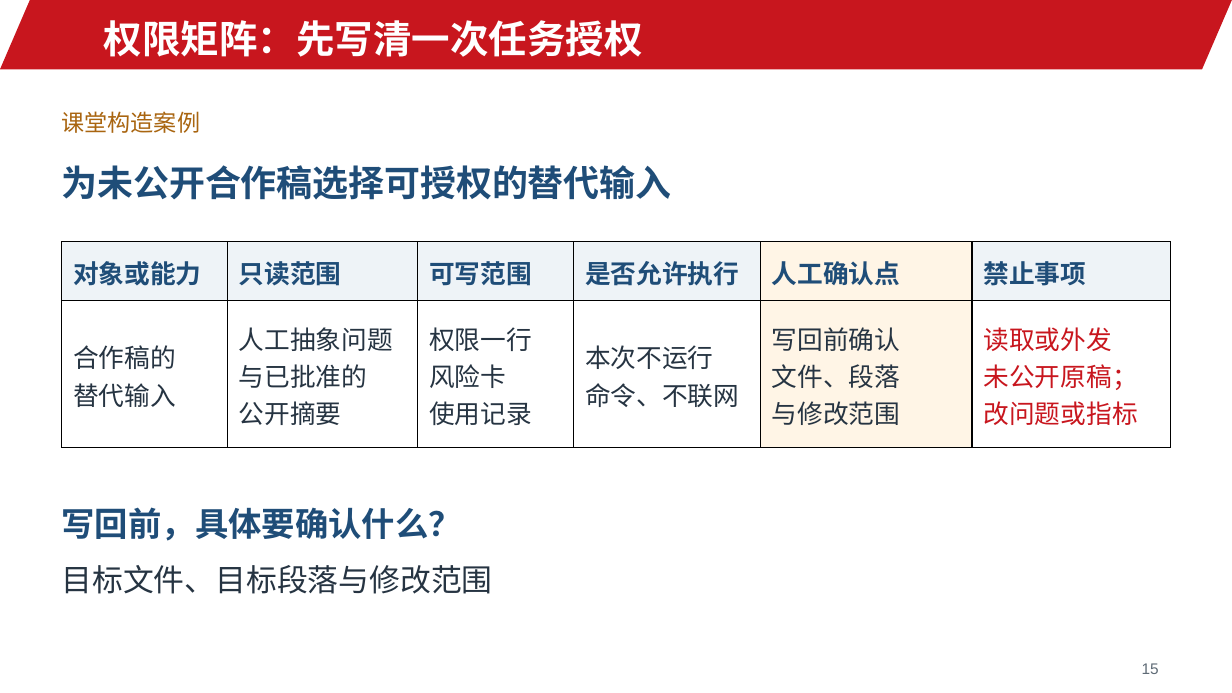
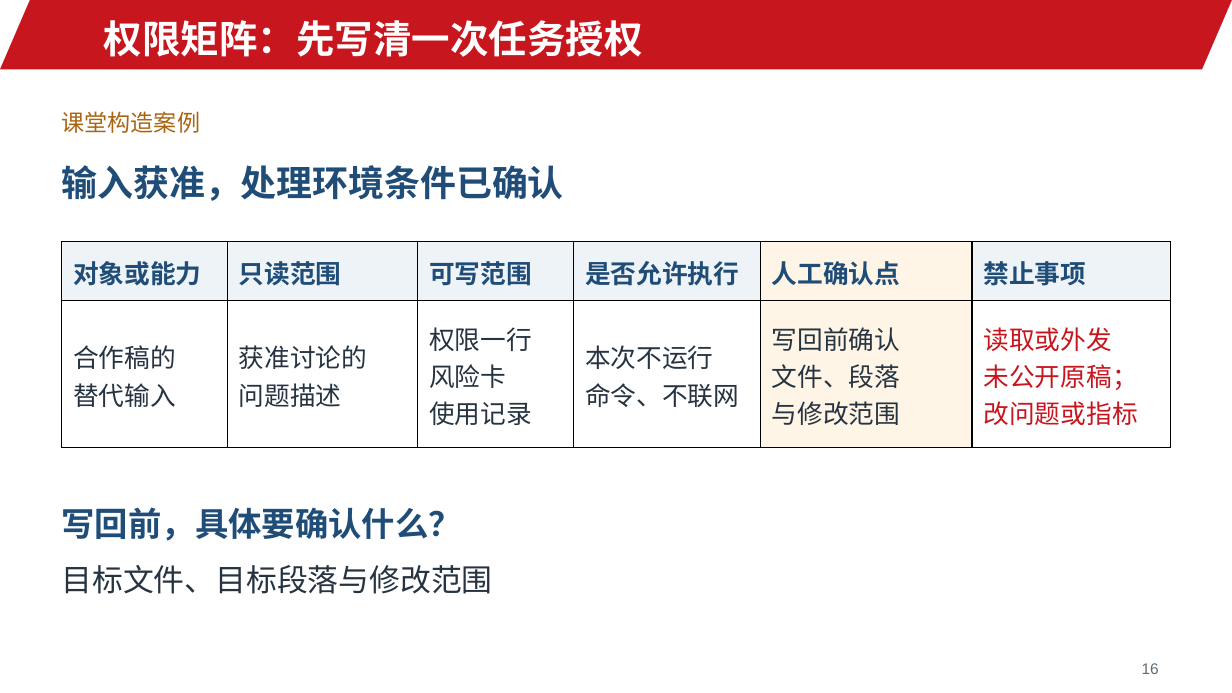
Before and after one commit to jinyh/ai4research, a slide deck: slide 16 of lessons/lesson-02/slides.pptx (slide 15 before the commit). Drawn at 1232x693 pixels with LibreOffice and Linux fonts; fonts in the diff are those of the drawing; background and template pictures are left out. Boxes give left, top, right and bottom in pixels: in the first picture for what was removed or moved away, otherwise in the second. Text is boxed around its words. In the diff, an @@ line names an element or a change of style, - is before the commit and + after.

```diff
--- a/lessons/lesson-02/slides.pptx
+++ b/lessons/lesson-02/slides.pptx
@@ text at box(62, 165, 564, 201): text changed @@
-为未公开合作稿选择可授权的替代输入
+输入获准，处理环境条件已确认
@@ table at box(62, 241, 1171, 447) @@
-row 2, column 2: 人工抽象问题 / 与已批准的 / 公开摘要
+row 2, column 2: 获准讨论的 / 问题描述
```
Also in this commit, not shown: 23 other slides changed, 2 slides added, 1 slide removed, 8 other files.
